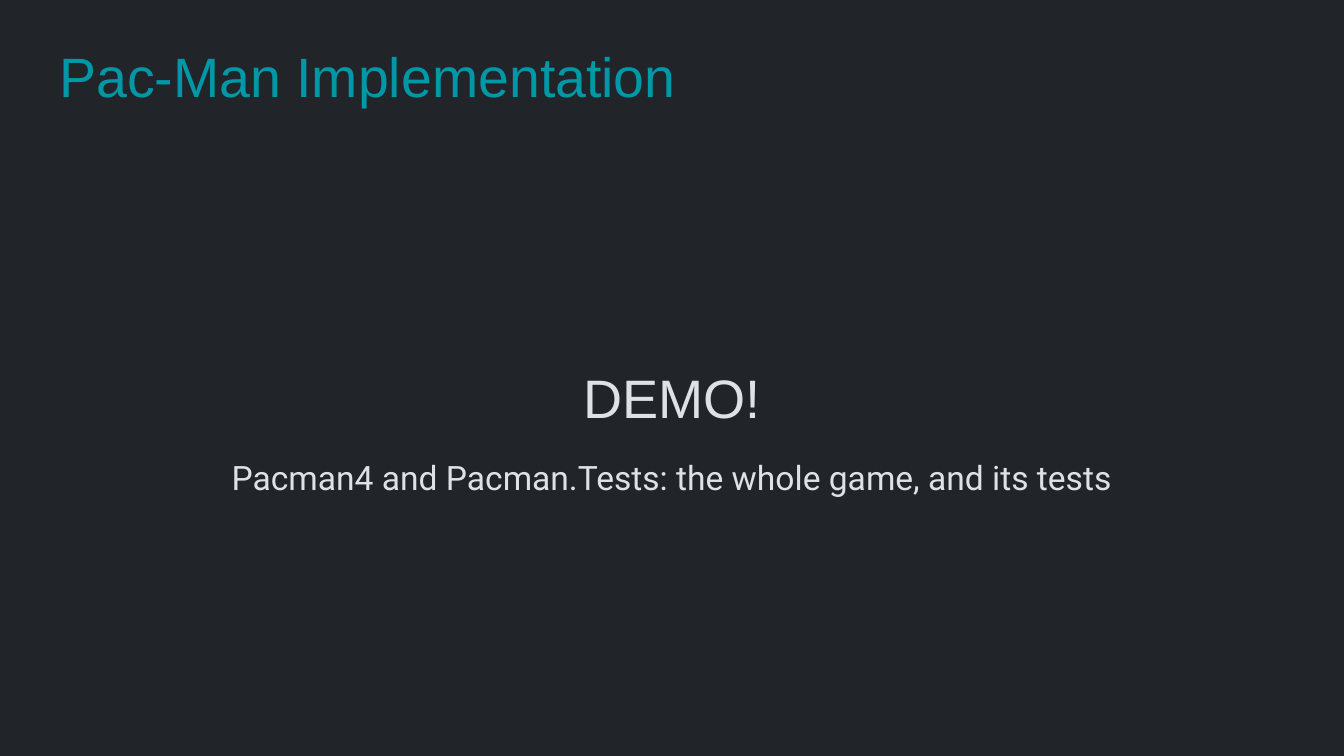
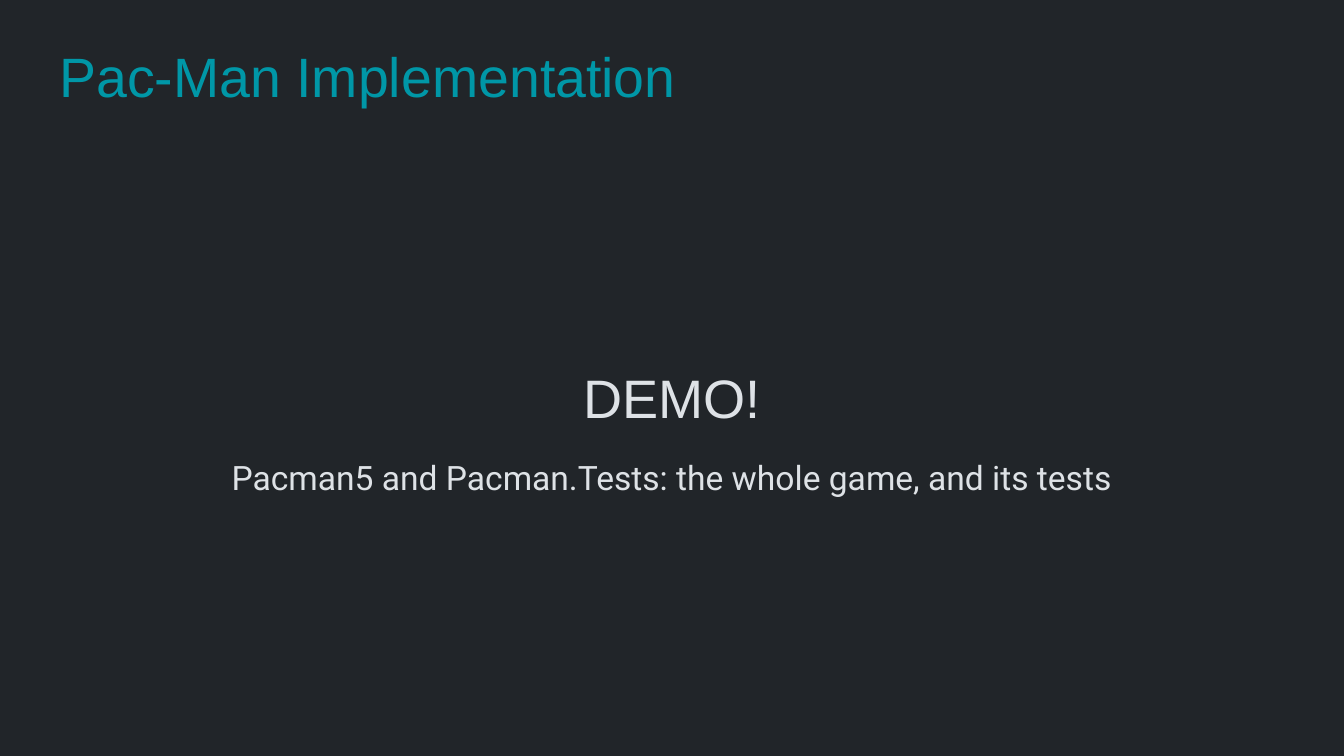
Before and after one commit to Metamate/gar, a slide deck: slide 33 of slides/05 Pac-Man.pptx (slide 27 before the commit). Drawn at 1344x756 pixels with LibreOffice and Linux fonts; fonts in the diff are those of the drawing. Boxes give left, top, right and bottom in pixels: in the first picture for what was removed or moved away, otherwise in the second. Text is boxed around its words. In the diff, an @@ line names an element or a change of style, - is before the commit and + after.

```diff
--- a/slides/05 Pac-Man.pptx
+++ b/slides/05 Pac-Man.pptx
@@ text at (232, 465, 1111, 497): text changed @@
-Pacman4 and Pacman.Tests: the whole game, and its tests
+Pacman5 and Pacman.Tests: the whole game, and its tests
```
Also in this commit, not shown: 6 other slides changed, 6 slides added, 3 other files.
